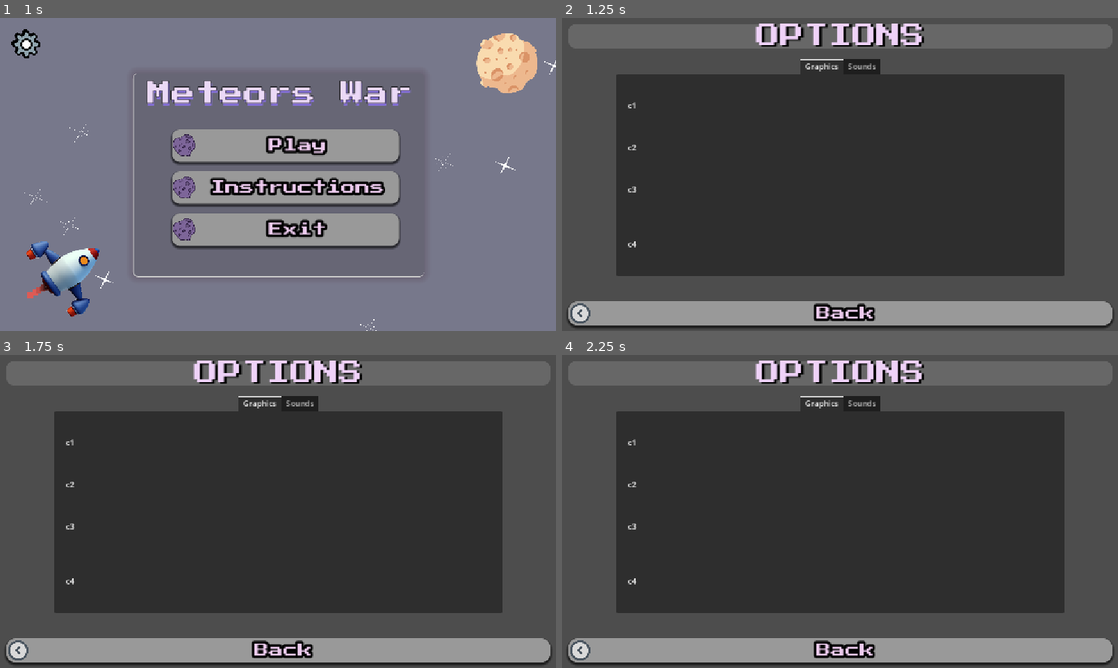
Above: before the commit, frames 1-4 (two rows, left to right).
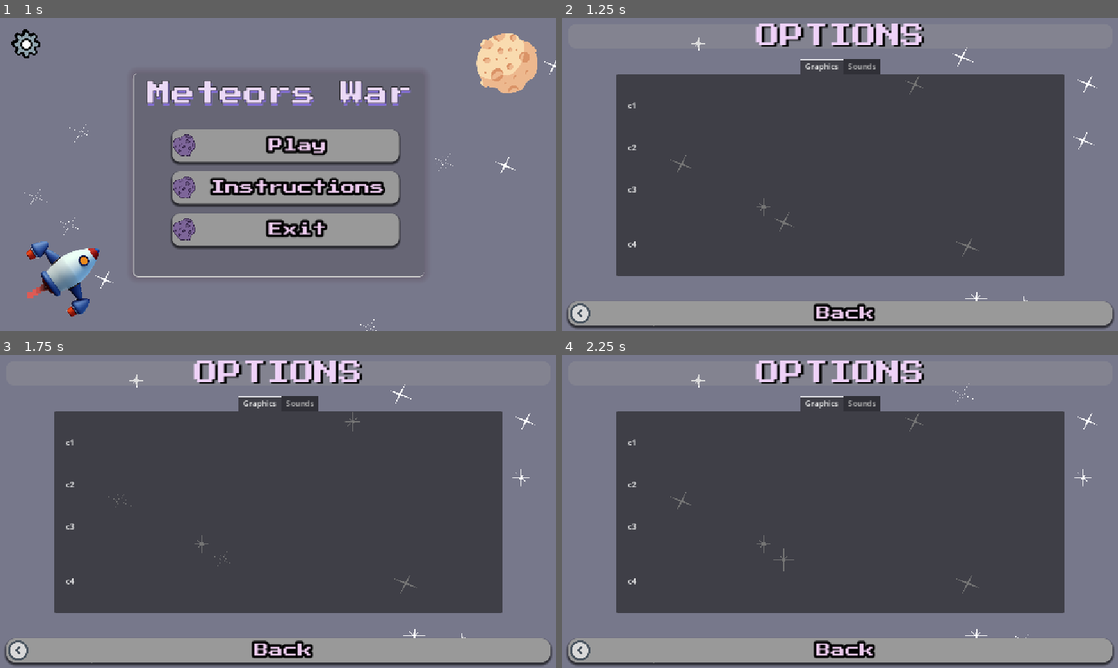
Above: after the commit, the same moments.

Repository: Alaa-Khaled210/Meteors-War
Game: Godot game, scene res://scense/home.tscn
Same seed, same stepped clock (60 frames per second), same inputs: the game is played once before the commit and once after it. Sound files missing from this copy of the repository are replaced by a short silence.
Inputs (mouse positions are in pixels of both pictures, inside the frame that each line leads up to):
- Up to frame 1 (1 s): click (27, 43) at 0.5 s
- Up to frame 2 (1.25 s): no input
- Up to frame 3 (1.75 s): move the mouse to (400, 495) at 1.27 s; hold Right (right) from 1.28 s (still down); hold Space (Shoot) from 1.28 s (still down)
- Up to frame 4 (2.25 s): move the mouse to (728, 527) at 2.02 s; release Right (right) at 2.03 s; release Space (Shoot) at 2.03 s; hold Down (down) from 2.03 s (still down); tap Space (Shoot) at 2.1 s

Frame 1 is identical in both runs. In frame 2, 90% of the frame differs, in the area x 0-100%, y 0-100%; in frame 3, 90%; in frame 4, 90%.

Commit message:
make btn option, temple setting befor merge

Diff:
--- a/scense/option_menue.gd
+++ b/scense/option_menue.gd
@@ -3,7 +3,17 @@
 
 # Called when the node enters the scene tree for the first time.
 func _ready() -> void:
-	pass # Replace with function body.
+	#Stars
+	var optionscreen := get_viewport().get_visible_rect().size
+	var rng := RandomNumberGenerator.new()
+	for star in $stars.get_children():
+		#position
+		var random_x=rng.randi_range(0, int(optionscreen.x))
+		var random_y=rng.randi_range(0, int(optionscreen.y))
+		star.position = Vector2(random_x,random_y)
+
+		# animation speed
+		star.speed_scale =rng.randf_range(0.6,1.4)
 
 
 # Called every frame. 'delta' is the elapsed time since the previous frame.
--- a/scense/option_menue.tscn
+++ b/scense/option_menue.tscn
@@ -1,11 +1,31 @@
-[gd_scene load_steps=12 format=3 uid="uid://867o33p7x2jw"]
+[gd_scene load_steps=16 format=3 uid="uid://867o33p7x2jw"]
 
 [ext_resource type="FontFile" uid="uid://crgknw0a00f6k" path="res://Graphic/Fonts/PressStart2P-Regular.ttf" id="1_6fgd8"]
 [ext_resource type="Script" uid="uid://ga6i54uxtpdr" path="res://scense/option_menue.gd" id="1_cn54w"]
 [ext_resource type="Texture2D" uid="uid://c7piur1xmtxdq" path="res://Graphic/instruction/arrow.png" id="1_rb20l"]
+[ext_resource type="Texture2D" uid="uid://pndv4i63n14e" path="res://Graphic/stars/1.png" id="2_2qnbf"]
 [ext_resource type="PackedScene" uid="uid://bjjpf1xv3yp8k" path="res://scense/setting_tab_container.tscn" id="3_60skt"]
+[ext_resource type="Texture2D" uid="uid://ce4p3bwvuevie" path="res://Graphic/stars/2.png" id="3_j4eme"]
+[ext_resource type="Texture2D" uid="uid://cciyto7eisg0y" path="res://Graphic/stars/3.png" id="4_o0wbm"]
 [ext_resource type="AudioStream" uid="uid://b5t6l825irktp" path="res://Audio/mixkit-hover-click-tone-2568.wav" id="4_rb20l"]
 [ext_resource type="AudioStream" uid="uid://do7wqechta5dv" path="res://Audio/mixkit-retro-arcade-casino-notification-211.wav" id="5_wc2bs"]
+
+[sub_resource type="SpriteFrames" id="SpriteFrames_7ksuu"]
+animations = [{
+"frames": [{
+"duration": 1.0,
+"texture": ExtResource("2_2qnbf")
+}, {
+"duration": 1.0,
+"texture": ExtResource("3_j4eme")
+}, {
+"duration": 1.0,
+"texture": ExtResource("4_o0wbm")
+}],
+"loop": true,
+"name": &"default",
+"speed": 8.0
+}]
 
 [sub_resource type="StyleBoxFlat" id="StyleBoxFlat_f1y72"]
 bg_color = Color(0.6, 0.6, 0.6, 0.341176)
@@ -51,6 +71,89 @@
 grow_horizontal = 2
 grow_vertical = 2
 script = ExtResource("1_cn54w")
+
+[node name="ColorRect" type="ColorRect" parent="."]
+layout_mode = 1
+anchors_preset = 15
+anchor_right = 1.0
+anchor_bottom = 1.0
+grow_horizontal = 2
+grow_vertical = 2
+color = Color(0.556863, 0.560784, 0.67451, 0.65098)
+
+[node name="stars" type="Node2D" parent="."]
+
+[node name="AnimatedSprite2D" type="AnimatedSprite2D" parent="stars"]
+position = Vector2(131, 153)
+scale = Vector2(0.013455, 0.0120135)
+sprite_frames = SubResource("SpriteFrames_7ksuu")
+autoplay = "default"
+
+[node name="AnimatedSprite2D2" type="AnimatedSprite2D" parent="stars"]
+position = Vector2(131, 153)
+scale = Vector2(0.013455, 0.0120135)
+sprite_frames = SubResource("SpriteFrames_7ksuu")
+autoplay = "default"
+
+[node name="AnimatedSprite2D3" type="AnimatedSprite2D" parent="stars"]
+position = Vector2(131, 153)
+scale = Vector2(0.013455, 0.0120135)
+sprite_frames = SubResource("SpriteFrames_7ksuu")
+autoplay = "default"
+
+[node name="AnimatedSprite2D4" type="AnimatedSprite2D" parent="stars"]
+position = Vector2(131, 153)
+scale = Vector2(0.013455, 0.0120135)
+sprite_frames = SubResource("SpriteFrames_7ksuu")
+autoplay = "default"
+
+[node name="AnimatedSprite2D5" type="AnimatedSprite2D" parent="stars"]
+position = Vector2(131, 153)
+scale = Vector2(0.013455, 0.0120135)
+sprite_frames = SubResource("SpriteFrames_7ksuu")
+autoplay = "default"
+
+[node name="AnimatedSprite2D6" type="AnimatedSprite2D" parent="stars"]
+position = Vector2(131, 153)
+scale = Vector2(0.013455, 0.0120135)
+sprite_frames = SubResource("SpriteFrames_7ksuu")
+autoplay = "default"
+
+[node name="AnimatedSprite2D7" type="AnimatedSprite2D" parent="stars"]
+position = Vector2(131, 153)
+scale = Vector2(0.013455, 0.0120135)
+sprite_frames = SubResource("SpriteFrames_7ksuu")
+autoplay = "default"
+
+[node name="AnimatedSprite2D8" type="AnimatedSprite2D" parent="stars"]
+position = Vector2(131, 153)
+scale = Vector2(0.013455, 0.0120135)
+sprite_frames = SubResource("SpriteFrames_7ksuu")
+autoplay = "default"
+
+[node name="AnimatedSprite2D9" type="AnimatedSprite2D" parent="stars"]
+position = Vector2(131, 153)
+scale = Vector2(0.013455, 0.0120135)
+sprite_frames = SubResource("SpriteFrames_7ksuu")
+autoplay = "default"
+
+[node name="AnimatedSprite2D10" type="AnimatedSprite2D" parent="stars"]
+position = Vector2(131, 153)
+scale = Vector2(0.013455, 0.0120135)
+sprite_frames = SubResource("SpriteFrames_7ksuu")
+autoplay = "default"
+
+[node name="AnimatedSprite2D11" type="AnimatedSprite2D" parent="stars"]
+position = Vector2(131, 153)
+scale = Vector2(0.013455, 0.0120135)
+sprite_frames = SubResource("SpriteFrames_7ksuu")
+autoplay = "default"
+
+[node name="AnimatedSprite2D12" type="AnimatedSprite2D" parent="stars"]
+position = Vector2(131, 153)
+scale = Vector2(0.013455, 0.0120135)
+sprite_frames = SubResource("SpriteFrames_7ksuu")
+autoplay = "default"
 
 [node name="MarginContainer" type="MarginContainer" parent="."]
 layout_mode = 1
--- a/scense/setting_tab_container.tscn
+++ b/scense/setting_tab_container.tscn
@@ -84,17 +84,17 @@
 
 [node name="Label" type="Label" parent="TabContainer/Sounds/MarginContainer/VBoxContainer"]
 layout_mode = 2
-text = "c1"
+text = "a1"
 
 [node name="Label2" type="Label" parent="TabContainer/Sounds/MarginContainer/VBoxContainer"]
 layout_mode = 2
-text = "c2"
+text = "a2"
 
 [node name="Label3" type="Label" parent="TabContainer/Sounds/MarginContainer/VBoxContainer"]
 layout_mode = 2
-text = "c3
+text = "ca3
 "
 
 [node name="Label4" type="Label" parent="TabContainer/Sounds/MarginContainer/VBoxContainer"]
 layout_mode = 2
-text = "c4"
+text = "a4"
